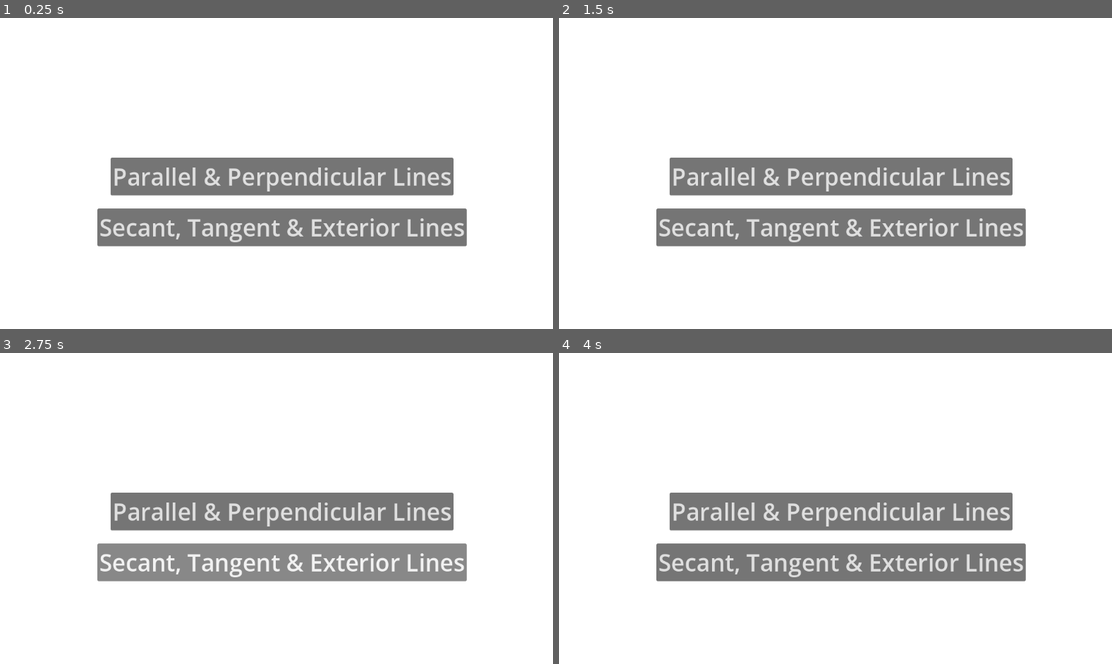
Above: before the commit, frames 1-4 (two rows, left to right).
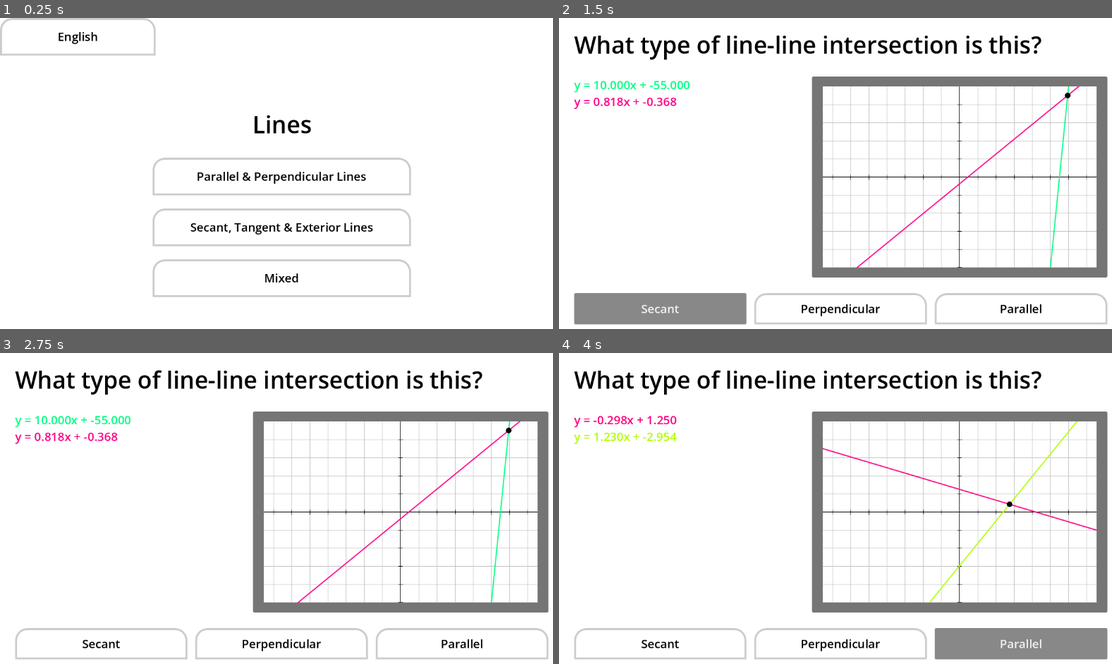
Above: after the commit, the same moments.

Repository: SalticHash/Lines
Game: Godot game, scene res://main_menu/main_menu.tscn
The game is run twice, just before and just after one commit, with the same random seed, the same clock (stepped at 60 frames per second) and the same inputs. Before the commit the project has no main scene; this scene is started directly in both runs.
Inputs (mouse positions are in pixels of both pictures, inside the frame that each line leads up to):
- Up to frame 1 (0.25 s): no input
- Up to frame 2 (1.5 s): click "Parallel & Perpendicular Lines" at 0.5 s; click (658, 307) at 1.25 s, where only the run after the commit has a clickable "Secant"
- Up to frame 3 (2.75 s): click (282, 561) at 2 s, where only the run before the commit has a clickable "Secant, Tangent & Exterior Li…"
- Up to frame 4 (4 s): click (841, 642) at 2.75 s, where only the run after the commit has a clickable "Perpendicular"; click (1023, 642) at 3.5 s, where only the run after the commit has a clickable "Parallel"

The runs differ from the first frame. In frame 1, 17% of the frame differs, in the area x 0-85%, y 0-90%; in frame 2, 29%, in the area x 2-100%, y 5-99%; in frame 3, 25%; in frame 4, 29%.

Commit message:
Added main menu mode select and language toggle
Also made screen fit perfect renderer

Diff:
--- /dev/null
+++ b/global.gd
@@ -0,0 +1,8 @@
+extends Node
+
+enum Modes {
+	LineLine,
+	CircleLine,
+	Mixed
+}
+var mode: Modes = Modes.LineLine
--- /dev/null
+++ b/main_menu/main_menu.gd
@@ -0,0 +1,23 @@
+extends Control
+
+
+# Called when the node enters the scene tree for the first time.
+var language_idx = 0
+var languages = [
+	"en_US", "English",
+	"es_CR", "Español"
+]
+func _ready() -> void:
+	$LineLine.pressed.connect(mode_pressed.bind(Global.Modes.LineLine))
+	$CircleLine.pressed.connect(mode_pressed.bind(Global.Modes.CircleLine))
+	$Mixed.pressed.connect(mode_pressed.bind(Global.Modes.Mixed))
+	$ToggleLanguage.pressed.connect(toggle_language)
+func mode_pressed(mode: Global.Modes):
+	Global.mode = mode
+	get_tree().change_scene_to_file("res://question/question.tscn")
+
+func toggle_language():
+	language_idx = (language_idx + 1) % int(languages.size() / 2.0)
+	var idx = language_idx * 2
+	$ToggleLanguage.text = languages[idx + 1]
+	TranslationServer.set_locale(languages[idx])
--- a/main_menu/main_menu.tscn
+++ b/main_menu/main_menu.tscn
@@ -1,6 +1,31 @@
 [gd_scene format=3 uid="uid://cuhbrh76x1yt1"]
 
-[ext_resource type="Theme" uid="uid://cmo5b0nj4476i" path="res://menu.theme" id="1_oa53l"]
+[ext_resource type="Script" uid="uid://c16t0a15puec1" path="res://main_menu/main_menu.gd" id="1_oa53l"]
+
+[sub_resource type="StyleBoxFlat" id="StyleBoxFlat_gx327"]
+bg_color = Color(1, 1, 1, 1)
+border_width_left = 4
+border_width_top = 4
+border_width_right = 4
+border_width_bottom = 4
+corner_radius_top_left = 24
+corner_radius_top_right = 24
+
+[sub_resource type="StyleBoxEmpty" id="StyleBoxEmpty_gx327"]
+
+[sub_resource type="Theme" id="Theme_1h4yd"]
+default_font_size = 24
+Button/colors/font_color = Color(0, 0, 0, 1)
+Button/styles/normal = SubResource("StyleBoxFlat_gx327")
+Label/colors/font_color = Color(0, 0, 0, 1)
+Label/font_sizes/font_size = 48
+LineEdit/colors/caret_color = Color(0, 0, 0, 1)
+LineEdit/colors/font_color = Color(0, 0, 0, 1)
+LineEdit/colors/font_placeholder_color = Color(0, 0, 0, 0.39215687)
+LineEdit/colors/font_selected_color = Color(0, 0, 0, 1)
+LineEdit/colors/selection_color = Color(0, 0.40392157, 1, 0.4745098)
+LineEdit/styles/normal = SubResource("StyleBoxEmpty_gx327")
+RichTextLabel/colors/default_color = Color(0, 0, 0, 1)
 
 [node name="MainMenu" type="Control" unique_id=1777463391]
 layout_mode = 3
@@ -9,7 +34,8 @@
 anchor_bottom = 1.0
 grow_horizontal = 2
 grow_vertical = 2
-theme = ExtResource("1_oa53l")
+theme = SubResource("Theme_1h4yd")
+script = ExtResource("1_oa53l")
 
 [node name="Title" type="Label" parent="." unique_id=407719428]
 layout_mode = 1
@@ -23,32 +49,53 @@
 grow_horizontal = 2
 text = "game_name"
 
-[node name="Parallel" type="Button" parent="." unique_id=1897779134]
+[node name="LineLine" type="Button" parent="." unique_id=1897779134]
 layout_mode = 1
 anchors_preset = 8
 anchor_left = 0.5
 anchor_top = 0.5
 anchor_right = 0.5
 anchor_bottom = 0.5
-offset_left = -159.0
+offset_left = -264.0
 offset_top = -38.5
-offset_right = 159.0
+offset_right = 264.0
 offset_bottom = 38.5
 grow_horizontal = 2
 grow_vertical = 2
-text = "topic_parallel"
+text = "topic_line_line"
 
-[node name="Secant" type="Button" parent="." unique_id=891871105]
+[node name="ToggleLanguage" type="Button" parent="." unique_id=477943895]
+layout_mode = 1
+offset_right = 318.0
+offset_bottom = 77.0
+text = "English"
+
+[node name="CircleLine" type="Button" parent="." unique_id=891871105]
 layout_mode = 1
 anchors_preset = 8
 anchor_left = 0.5
 anchor_top = 0.5
 anchor_right = 0.5
 anchor_bottom = 0.5
-offset_left = -148.0
+offset_left = -264.0
 offset_top = 65.5
-offset_right = 148.0
+offset_right = 264.0
 offset_bottom = 142.5
 grow_horizontal = 2
 grow_vertical = 2
-text = "topic_secant"
+text = "topic_circle_line"
+
+[node name="Mixed" type="Button" parent="." unique_id=1994210896]
+layout_mode = 1
+anchors_preset = 8
+anchor_left = 0.5
+anchor_top = 0.5
+anchor_right = 0.5
+anchor_bottom = 0.5
+offset_left = -264.0
+offset_top = 169.5
+offset_right = 264.0
+offset_bottom = 246.5
+grow_horizontal = 2
+grow_vertical = 2
+text = "topic_mixed"
--- a/math_renderer/math_renderer.gd
+++ b/math_renderer/math_renderer.gd
@@ -6,15 +6,8 @@
 
 
 func _process(delta: float) -> void:
-	#view.size = size / 60
 	var dir = Input.get_vector(&"ui_left", &"ui_right", &"ui_down", &"ui_up")
-	view.position += delta * dir * 60 * Vector2(view.size.x / size.x, view.size.y / size.y)
-	#cm += Input.get_axis(&"test_left", &"test_right") * delta * TAU * (1.0/2.0)
-	#cb += Input.get_axis(&"test_down", &"test_up") * 60 * delta * 0.125
-	#var a = snappedf(cm, PI/8.0)
-	#if abs(tan(a)) < PI:
-		#$Line.m = tan(a)
-		#$Line.b = 1 / sin(PI / 2 - a) - ($Line.m * 0)
+	view.position += delta * dir * 60 * Vector2(view.size.x / size.x, view.size.y / size.y) * 5
 	queue_redraw()
 
 func _draw() -> void:
--- a/project.godot
+++ b/project.godot
@@ -11,8 +11,13 @@
 [application]
 
 config/name="Lines"
+run/main_scene="uid://cuhbrh76x1yt1"
 config/features=PackedStringArray("4.6", "GL Compatibility")
 config/icon="res://icon.svg"
+
+[autoload]
+
+Global="*uid://cpui6fupj6s7x"
 
 [editor_plugins]
 
--- a/question/question.gd
+++ b/question/question.gd
@@ -30,11 +30,30 @@
 	%Button1.pressed.connect(answered.bind(0))
 	%Button2.pressed.connect(answered.bind(1))
 	%Button3.pressed.connect(answered.bind(2))
+
 	generate_problem()
+	await get_tree().process_frame
+	update_rect()
+	%MathRenderer.resized.connect(update_rect)
 
+func update_rect():
+	var render = %MathRenderer
+	var view = render.view
+	var ssize = render.size
+	render.view.size.y = 10
+	render.view.size.x = ssize.x * (view.size.y / ssize.y)
+	render.view.position = render.view.size / -2.0
 func generate_problem():
 	for last_shape in %MathRenderer.get_children():
 		last_shape.queue_free()
+
+	if Global.mode == Global.Modes.LineLine:
+		generate_line_line_problem()
+		return
+	if Global.mode == Global.Modes.CircleLine:
+		generate_circle_line_problem()
+		return
+
 	var probType: ProblemType = ProblemType.values().pick_random()
 	problem = probType
 	match probType:
@@ -44,9 +63,9 @@
 func generate_circle_line_problem():
 	var render = %MathRenderer
 
-	%Button1.text = "SECANT"
-	%Button2.text = "TANGENT"
-	%Button3.text = "EXTERIOR"
+	%Button1.text = TranslationServer.translate("circle_line_option1")
+	%Button2.text = TranslationServer.translate("circle_line_option2")
+	%Button3.text = TranslationServer.translate("circle_line_option3")
 	var variation = CircleLineProblem.values().pick_random()
 	answer = variation
 	var r = rand_range(0.5, 2.5, 0.25)
@@ -74,17 +93,17 @@
 
 	line.color = Color.from_hsv(randf(), 1.0, 1.0)
 	circle.color = Color.from_hsv(randf(), 1.0, 1.0)
-	%Title.text = "CircleLine"
-	%Desc.text = CircleLineProblem.find_key(variation) + \
-	"\n" + "[color=%s]%s[/color]" % [circle.color.to_html(), str(circle)] + \
+	%Title.text = TranslationServer.translate("circle_line_problem_title")
+	%Desc.text = \
+	"[color=%s]%s[/color]" % [circle.color.to_html(), str(circle)] + \
 	"\n" + "[color=%s]%s[/color]" % [line.color.to_html(), str(line)]
 
 func generate_line_line_problem():
 	var render = %MathRenderer
 
-	%Button1.text = "SECANT"
-	%Button2.text = "PERPENDICULAR"
-	%Button3.text = "PARALLEL"
+	%Button1.text = TranslationServer.translate("line_line_option1")
+	%Button2.text = TranslationServer.translate("line_line_option2")
+	%Button3.text = TranslationServer.translate("line_line_option3")
 	var variation = LineLineProblem.values().pick_random()
 	answer = variation
 	var line1 = Line.new()
@@ -134,9 +153,9 @@
 	render.add_child(line1)
 	render.add_child(line2)
 
-	%Title.text = "LineLine"
-	%Desc.text = LineLineProblem.find_key(variation) + \
-	"\n" + "[color=%s]%s[/color]" % [line1.color.to_html(), str(line1)] + \
+	%Title.text = TranslationServer.translate("line_line_problem_title")
+	%Desc.text = \
+	"[color=%s]%s[/color]" % [line1.color.to_html(), str(line1)] + \
 	"\n" + "[color=%s]%s[/color]" % [line2.color.to_html(), str(line2)]
 
 func answered(option: int) -> void:
--- a/translation/translation.csv
+++ b/translation/translation.csv
@@ -1,4 +1,14 @@
 key	en	es
 game_name	Lines	Lineas
-topic_parallel	Parallel & Perpendicular Lines	Rectas Paralelas y Perpendiculares
-topic_secant	Secant, Tangent & Exterior Lines	Rectas Secantes, Tangentes y Exteriores
+topic_line_line	Parallel & Perpendicular Lines	Rectas Paralelas y Perpendiculares
+topic_circle_line	Secant, Tangent & Exterior Lines	Rectas Secantes, Tangentes y Exteriores
+topic_mixed	Mixed	Mixto
+line_line_problem_title	What type of line-line intersection is this?	¿Que tipo de inteseccion linea-linea es esta?
+line_line_option1	Secant	Secante
+line_line_option2	Perpendicular	Perpendicular
+line_line_option3	Parallel	Paralela
+
+circle_line_problem_title	What type of circle-line intersection is this?	¿Que tipo de inteseccion linea-circulo es esta?
+circle_line_option1	Secant	Secante
+circle_line_option2	Tangent	Tangente
+circle_line_option3	Exterior	Externa
Not shown, added: global.gd.uid
Not shown, added: main_menu/main_menu.gd.uid
Binary file changed: translation/translation.en.translation
Binary file changed: translation/translation.es.translation
